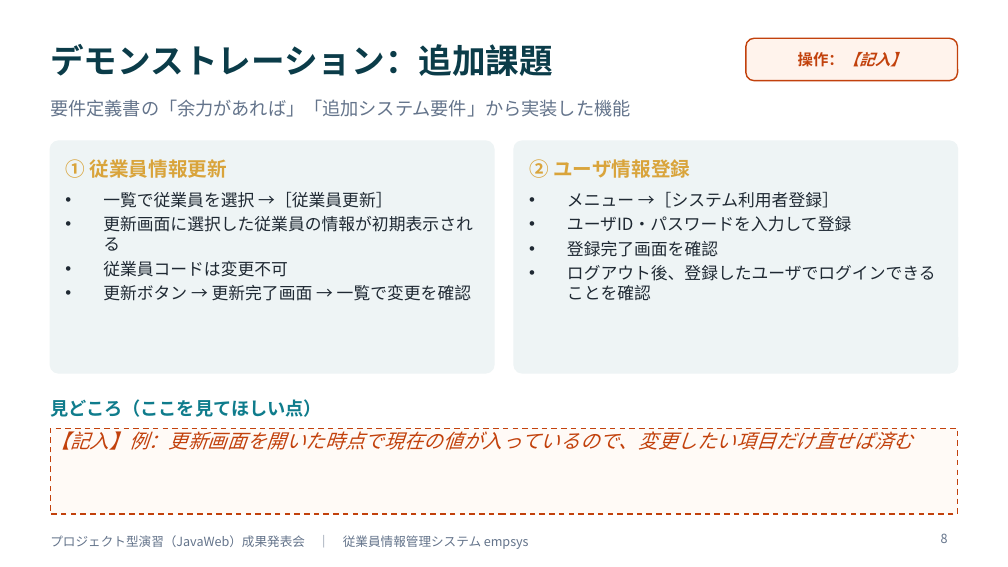
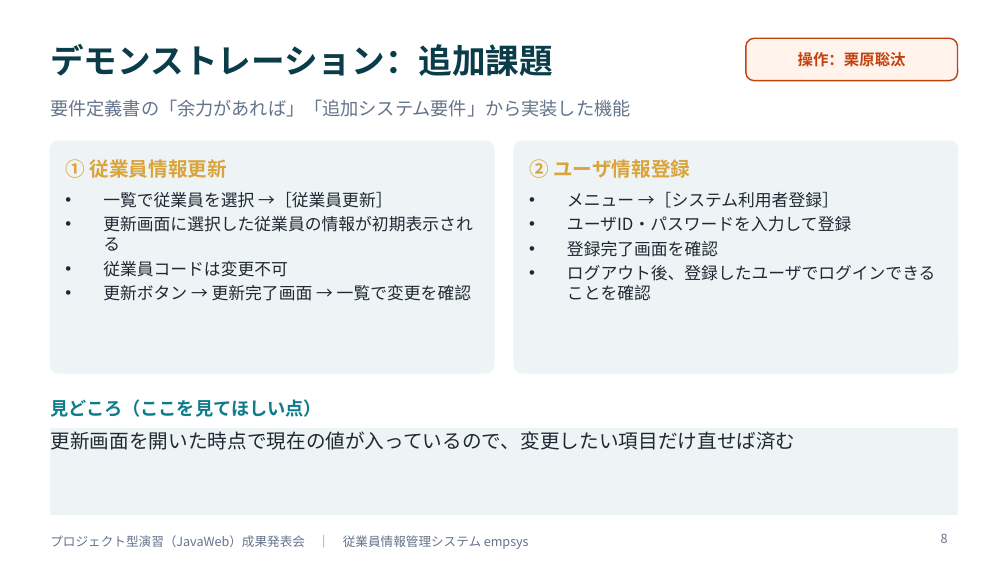
Before and after one commit to amasato1221/web_-application, a slide deck: slide 8 of 成果発表会資料_テンプレート.pptx. Drawn at 1008x567 pixels with LibreOffice and Linux fonts; fonts in the diff are those of the drawing. Boxes give left, top, right and bottom in pixels: in the first picture for what was removed or moved away, otherwise in the second. Text is boxed around its words. In the diff, an @@ line names an element or a change of style, - is before the commit and + after.

```diff
--- a/成果発表会資料_テンプレート.pptx
+++ b/成果発表会資料_テンプレート.pptx
@@ text in rounded rectangle at bbox=[798, 52, 906, 67]: text changed; italic off @@
-操作：【記入】
+操作：栗原聡汰
@@ rectangle "更新画面を開いた時点で現在の値が入っているので、変更したい項目だけ直せば済む" at bbox=[50, 428, 958, 514]: fill #FFFAF6 to #EEF4F5; outline #C2410C 1 pt dashed to #EEF4F5 0.75 pt @@
@@ text in rectangle at bbox=[51, 431, 796, 450]: text changed; text colour #C2410C to #1F2933; italic off @@
-【記入】例：更新画面を開いた時点で現在の値が入っているので、変更したい項目だけ直せば済む
+更新画面を開いた時点で現在の値が入っているので、変更したい項目だけ直せば済む
```
Also in this commit, not shown: 13 other slides changed, 4 other files.
